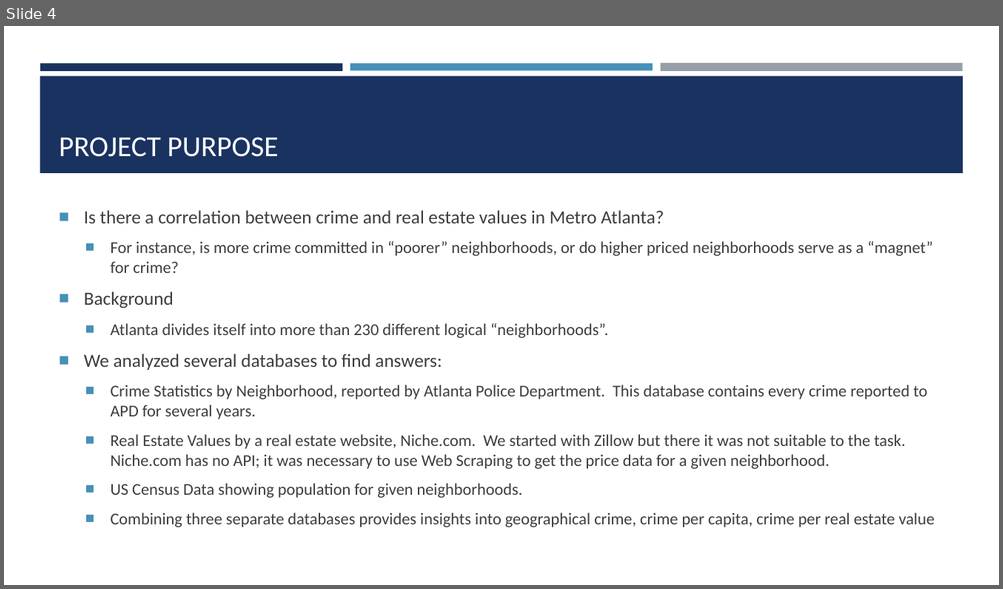
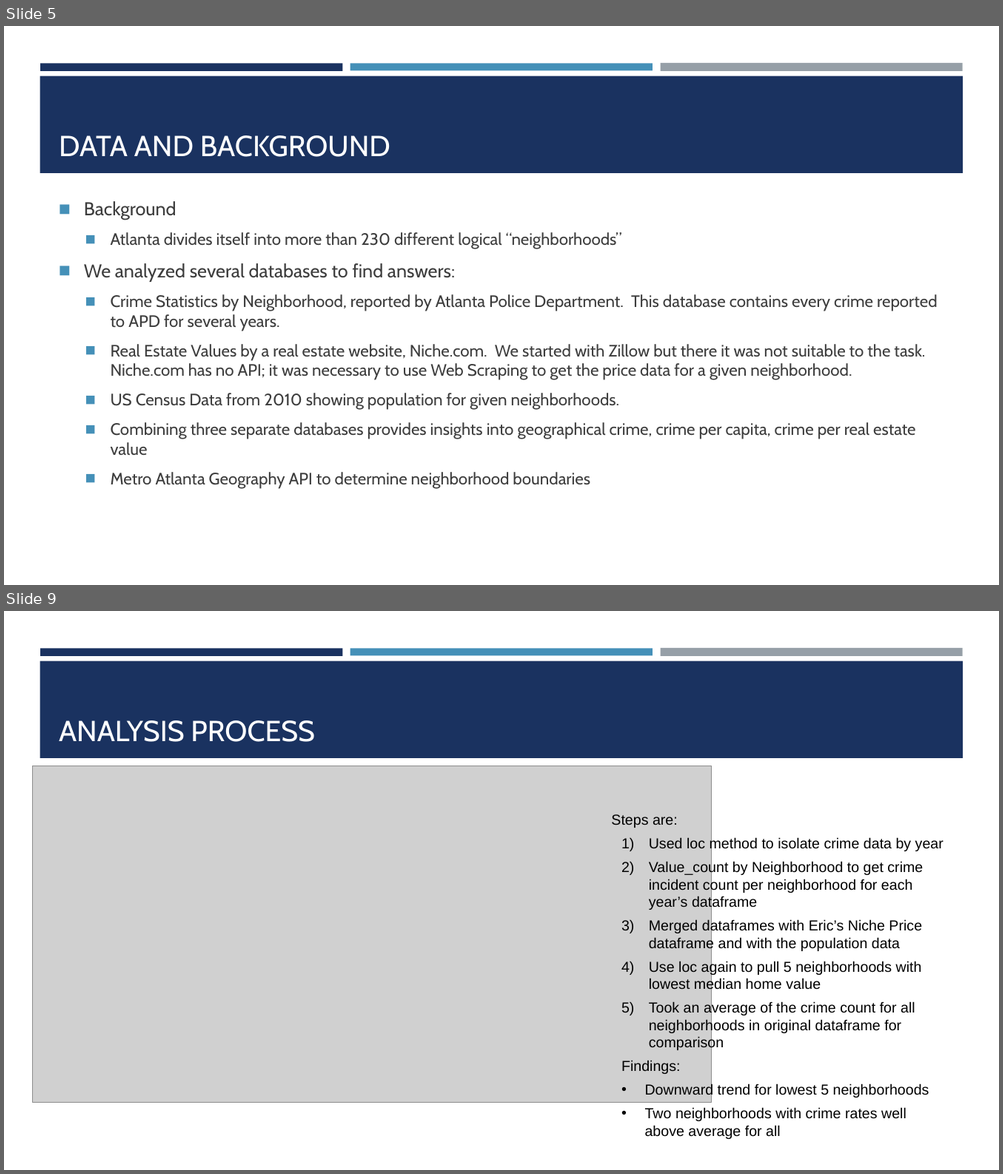
Before and after one commit to dmilestone/project-one, a slide deck: Crime and Real estate in Metro Atlanta.pptx. Shown one above the other, each under a label of ours: slide 4 before the commit, slides 5 and 9 after it; the slides between them are not shown. The pictures are 1003x589 and 1003x1174 pixels, drawn with LibreOffice and Linux fonts; fonts in the diff are those of the drawing; grey boxes stand for pictures. Boxes give left, top, right and bottom in pixels: in the first picture for what was removed or moved away, otherwise in the second. Text is boxed around its words. In the diff, an @@ line names an element or a change of style, - is before the commit and + after.

```diff
--- a/Crime and Real estate in Metro Atlanta.pptx
+++ b/Crime and Real estate in Metro Atlanta.pptx
@@ slide 9 added at bbox=[4, 611, 999, 1170], background #FFFFFF; not listed: 4 template elements that a slide beside it also shows @@
@@ title added at bbox=[59, 721, 315, 742], 28 pt, text #FFFFFF @@
+ANALYSIS PROCESS
@@ picture added at bbox=[33, 766, 711, 1102] @@
@@ text added at bbox=[611, 815, 943, 1139], 14 pt, text #000000 @@
+Steps are:
+1) Used loc method to isolate crime data by year
+2) Value_count by Neighborhood to get crime incident count per neighborhood for each year’s dataframe
+3) Merged dataframes with Eric’s Niche Price dataframe and with the population data
+4) Use loc again to pull 5 neighborhoods with lowest median home value
+5) Took an average of the crime count for all neighborhoods in original dataframe for comparison
+Findings:
+• Downward trend for lowest 5 neighborhoods
+• Two neighborhoods with crime rates well above average for all
@@ what was slide 4 is now slide 5 @@
@@ slide 5 changed as well @@
@@ title at bbox=[59, 136, 390, 157]: text changed; font Calibri to Cabin @@
-PROJECT PURPOSE
+DATA AND BACKGROUND
@@ text at bbox=[84, 201, 936, 455]: font Calibri to Cabin in "Background", "We analyzed several databases to find answers:", "Crime Statistics by Neighborhood, reported by Atlanta ...", "Real Estate Values by a real estate ..." and 1 more places; bullet ■ to ◼; less space between paragraphs @@
@@ text at bbox=[84, 210, 933, 273]: paragraphs removed @@
-■ Is there a correlation between crime and real estate values in Metro Atlanta?
-  ■ For instance, is more crime committed in “poorer” neighborhoods, or do higher priced neighborhoods serve as a “magnet” for crime?
@@ text at bbox=[111, 232, 622, 249]: text changed; font Calibri to Cabin @@
-  ■ Atlanta divides itself into more than 230 different logical “neighborhoods”.
+  ◼ Atlanta divides itself into more than 230 different logical “neighborhoods”
@@ text at bbox=[111, 393, 620, 410]: text changed; font Calibri to Cabin @@
-  ■ US Census Data showing population for given neighborhoods.
+  ◼ US Census Data from 2010 showing population for given neighborhoods.
@@ text at bbox=[111, 472, 590, 488]: paragraph added @@
+  ◼ Metro Atlanta Geography API to determine neighborhood boundaries
```
Also in this commit, not shown: 3 other slides changed, 12 other slides added, 1 slide removed, 1 other file.
